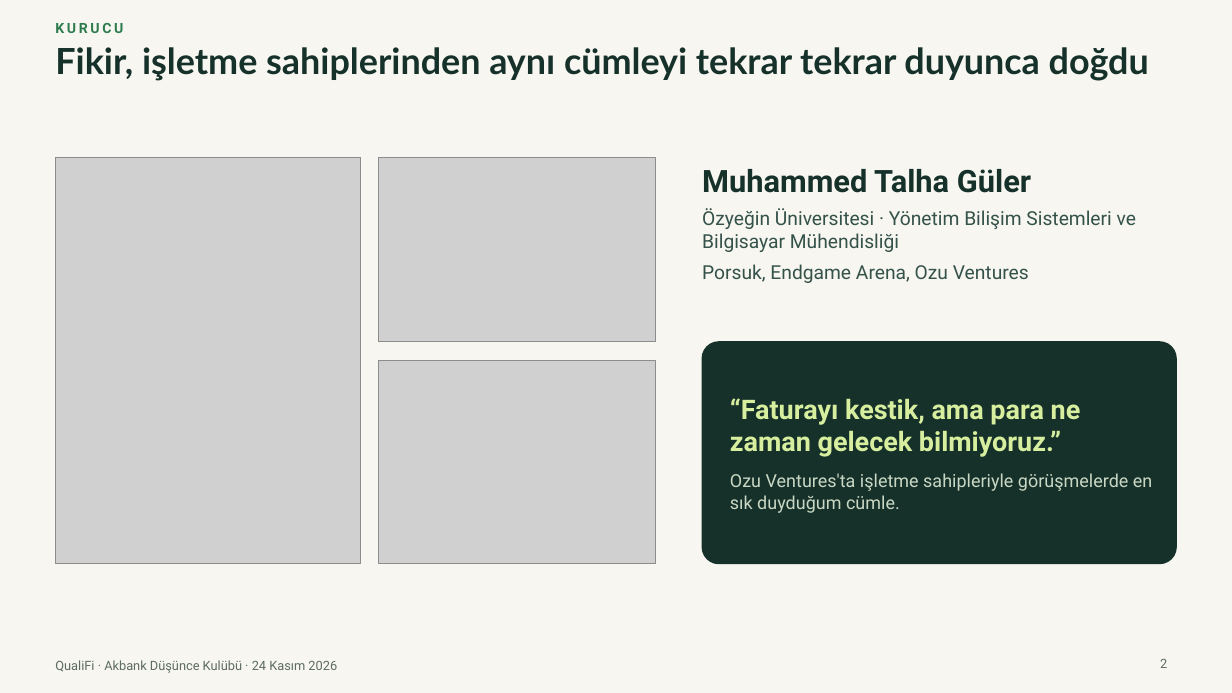
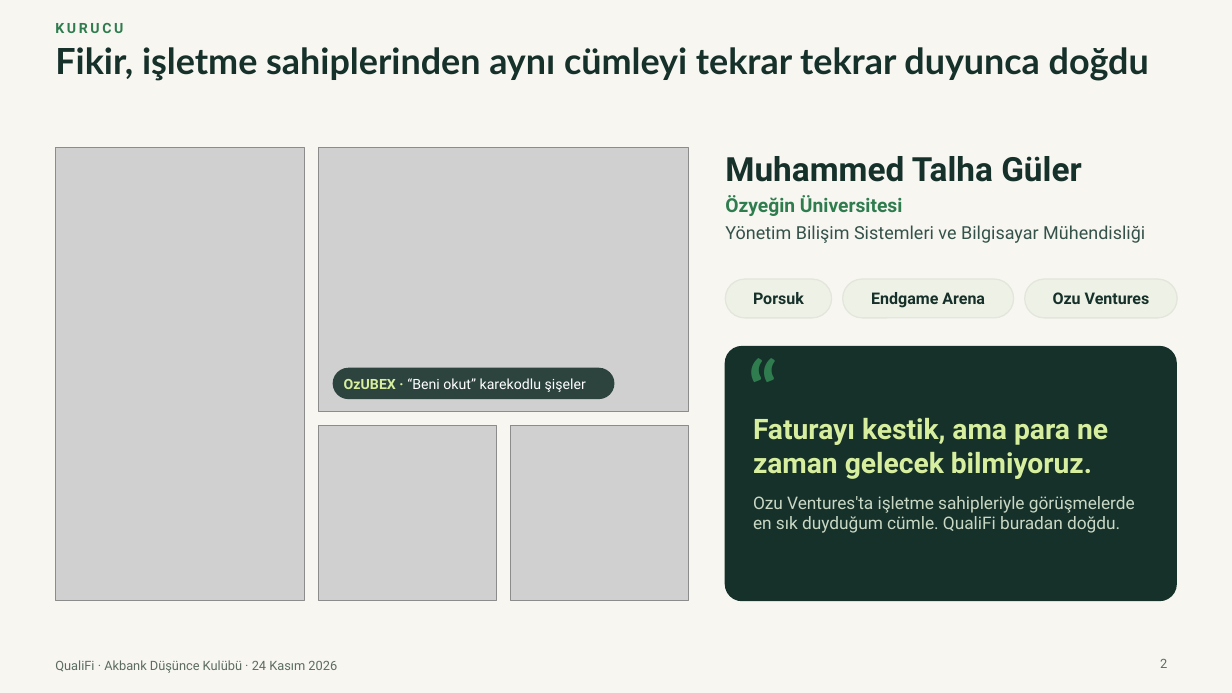
Before and after one commit to Talhaguler1/qualifi-41598058, a slide deck: slide 2 of marketing/presentation-2026-11-24/QualiFi-final-sunum.pptx. Drawn at 1232x693 pixels with LibreOffice and Linux fonts; fonts in the diff are those of the drawing; grey boxes stand for pictures. Boxes give left, top, right and bottom in pixels: in the first picture for what was removed or moved away, otherwise in the second. Text is boxed around its words. In the diff, an @@ line names an element or a change of style, - is before the commit and + after.

```diff
--- a/marketing/presentation-2026-11-24/QualiFi-final-sunum.pptx
+++ b/marketing/presentation-2026-11-24/QualiFi-final-sunum.pptx
@@ picture: place and size @@
-picture at <box>55,157,360,564</box>
+picture at <box>55,148,305,601</box>
@@ picture: place and size @@
-picture at <box>379,157,656,342</box>
+picture at <box>319,148,689,411</box>
@@ text "Muhammed Talha Güler": place and size @@
-text "Muhammed Talha Güler" at <box>702,169,1136,283</box>
+text "Muhammed Talha Güler" at <box>725,156,1145,243</box>
@@ text at <box>725,156,1081,182</box>: size 24 to 26 pt in "Muhammed Talha Güler"; less space between paragraphs @@
@@ text at <box>725,195,1145,243</box>: text changed; size 15 to 14 pt @@
-Özyeğin Üniversitesi · Yönetim Bilişim Sistemleri ve Bilgisayar Mühendisliği
-Porsuk, Endgame Arena, Ozu Ventures
+Özyeğin Üniversitesi
+Yönetim Bilişim Sistemleri ve Bilgisayar Mühendisliği
@@ rounded rectangle added at <box>726,279,832,318</box>, fill #EEF2E6, outline #E2E6DB 1 pt @@
@@ text added at <box>753,292,804,304</box>, 12.5 pt, text #16302A, bold @@
+Porsuk
@@ rounded rectangle added at <box>843,279,1014,318</box>, fill #EEF2E6, outline #E2E6DB 1 pt @@
@@ text added at <box>871,292,985,308</box>, 12.5 pt, text #16302A, bold @@
+Endgame Arena
@@ rounded rectangle added at <box>1025,279,1177,318</box>, fill #EEF2E6, outline #E2E6DB 1 pt @@
@@ text added at <box>1053,292,1150,304</box>, 12.5 pt, text #16302A, bold @@
+Ozu Ventures
@@ rounded rectangle: place and size @@
-rounded rectangle at <box>702,342,1177,564</box>
+rounded rectangle at <box>726,347,1177,601</box>
@@ rounded rectangle at <box>726,347,1177,601</box>: proportions changed @@
@@ text added at <box>749,351,823,425</box>, 60 pt, text #2F7D4F, bold @@
+“
@@ rounded rectangle added at <box>333,368,615,399</box>, fill #16302A at 88% opacity @@
@@ text added at <box>344,378,586,392</box>, 11 pt, text #FFFFFF @@
+OzUBEX · “Beni okut” karekodlu şişeler
@@ picture removed at <box>379,360,656,564</box> @@
@@ text at <box>753,418,1135,533</box>: text changed; size 14 to 13.5 pt @@
-“Faturayı kestik, ama para ne zaman gelecek bilmiyoruz.”
-Ozu Ventures'ta işletme sahipleriyle görüşmelerde en sık duyduğum cümle.
+Faturayı kestik, ama para ne zaman gelecek bilmiyoruz.
+Ozu Ventures'ta işletme sahipleriyle görüşmelerde en sık duyduğum cümle. QualiFi buradan doğdu.
@@ text "Faturayı kestik, ama para ne ..." at <box>753,418,1135,533</box>: vertical alignment middle to top @@
@@ picture added at <box>319,425,497,601</box> @@
@@ picture added at <box>511,425,689,601</box> @@
```
Also in this commit, not shown: 3 other files.
